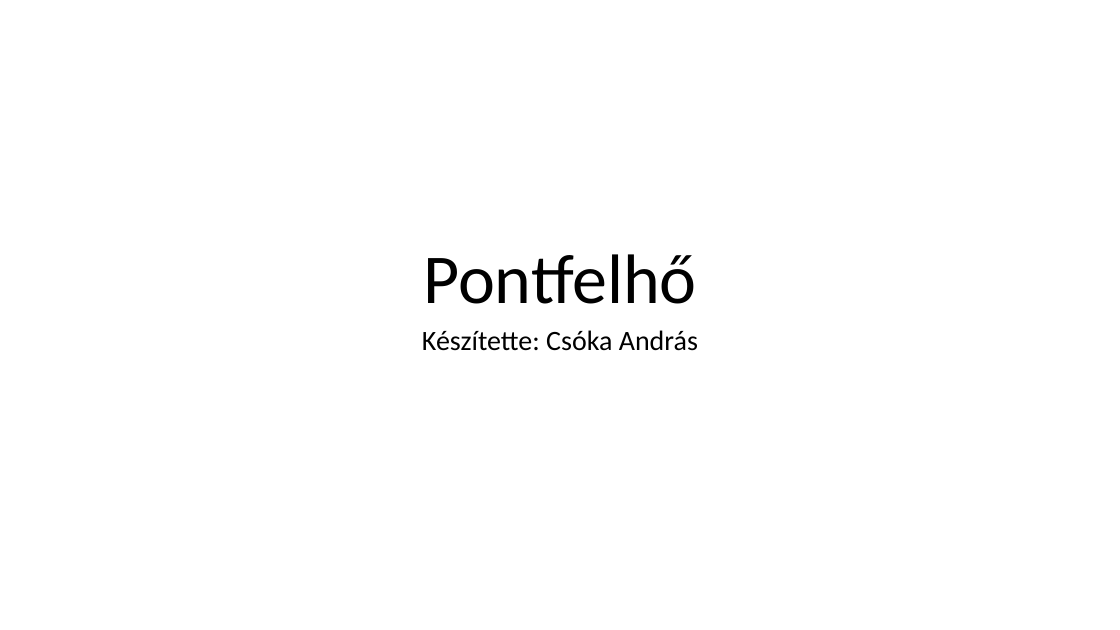
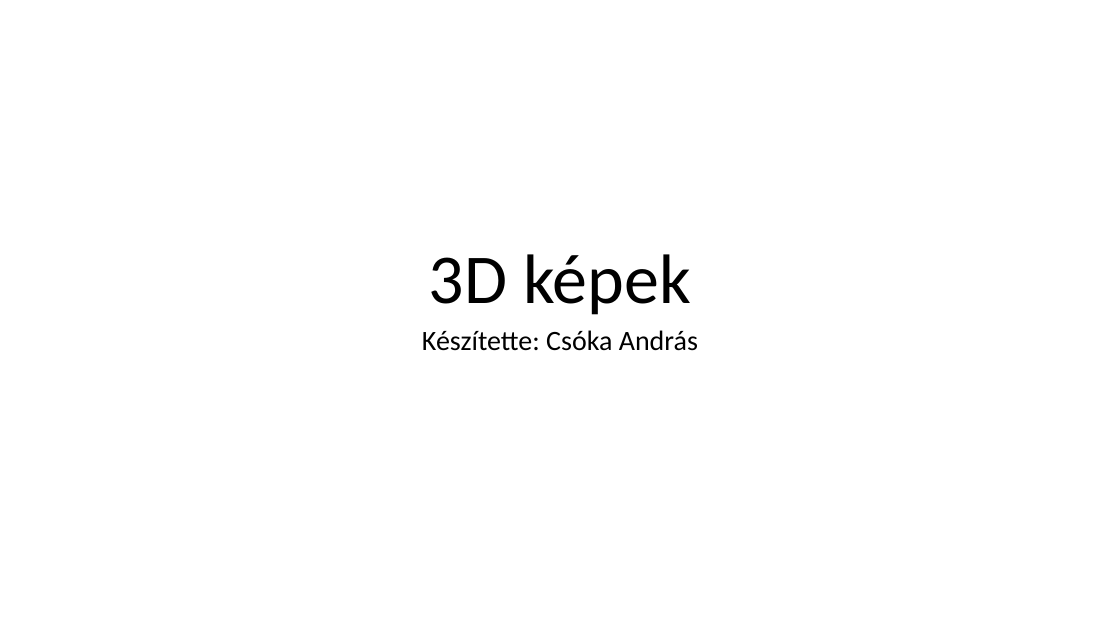
Before and after one commit to csokaandras/paprika, a slide deck: slide 1 of BemutatóCsókaAndrás.pptx. Drawn at 1120x630 pixels with LibreOffice and Linux fonts; fonts in the diff are those of the drawing. Boxes give left, top, right and bottom in pixels: in the first picture for what was removed or moved away, otherwise in the second. Text is boxed around its words. In the diff, an @@ line names an element or a change of style, - is before the commit and + after.

```diff
--- a/BemutatóCsókaAndrás.pptx
+++ b/BemutatóCsókaAndrás.pptx
@@ title at (x1=429, y1=254, x2=691, y2=315): text changed @@
-Pontfelhő
+3D képek
```
Also in this commit, not shown: 2 other slides changed, 2 slides added, 2 slides removed.
